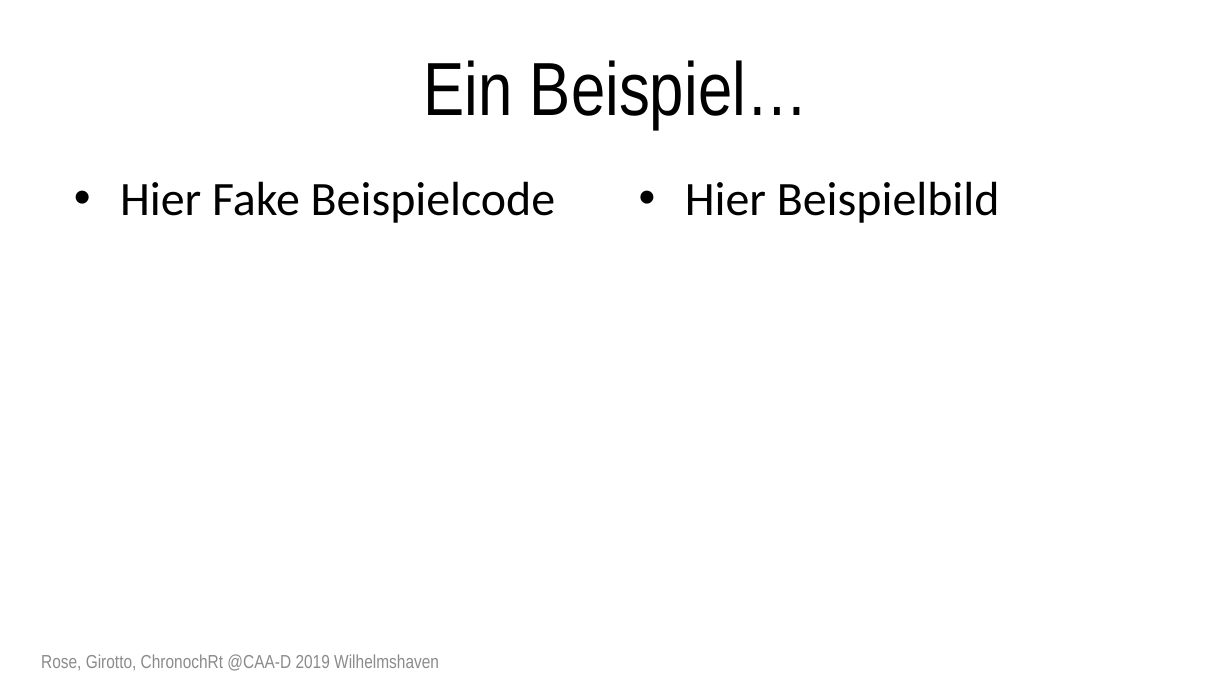
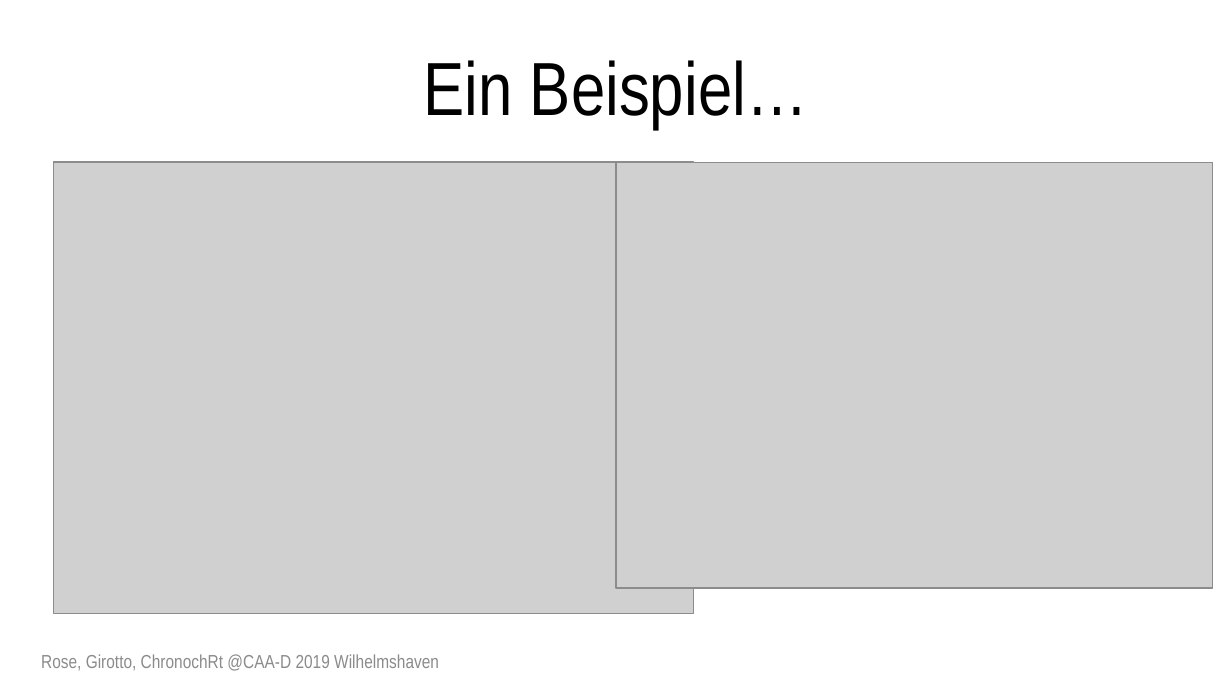
Before and after one commit to archaeothommy/chronochrt, a slide deck: slide 8 of Rose_Girotto_ChronochRt.pptx. Drawn at 1232x693 pixels with LibreOffice and Linux fonts; fonts in the diff are those of the drawing; grey boxes stand for pictures. Boxes give left, top, right and bottom in pixels: in the first picture for what was removed or moved away, otherwise in the second. Text is boxed around its words. In the diff, an @@ line names an element or a change of style, - is before the commit and + after.

```diff
--- a/Rose_Girotto_ChronochRt.pptx
+++ b/Rose_Girotto_ChronochRt.pptx
@@ picture added at (x1=53, y1=163, x2=694, y2=614) @@
@@ picture added at (x1=616, y1=163, x2=1212, y2=589) @@
@@ text removed at (x1=120, y1=181, x2=555, y2=223) @@
-• Hier Fake Beispielcode
@@ text removed at (x1=685, y1=181, x2=1000, y2=223) @@
-• Hier Beispielbild
```
Also in this commit, not shown: 8 other slides changed, 2 slides added, 9 other files.
